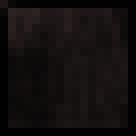
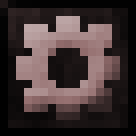
Revision of a layered 136px x 136px image; what changed, layer by layer:
showed "Engranaje 2" over [16, 16, 120, 120]
